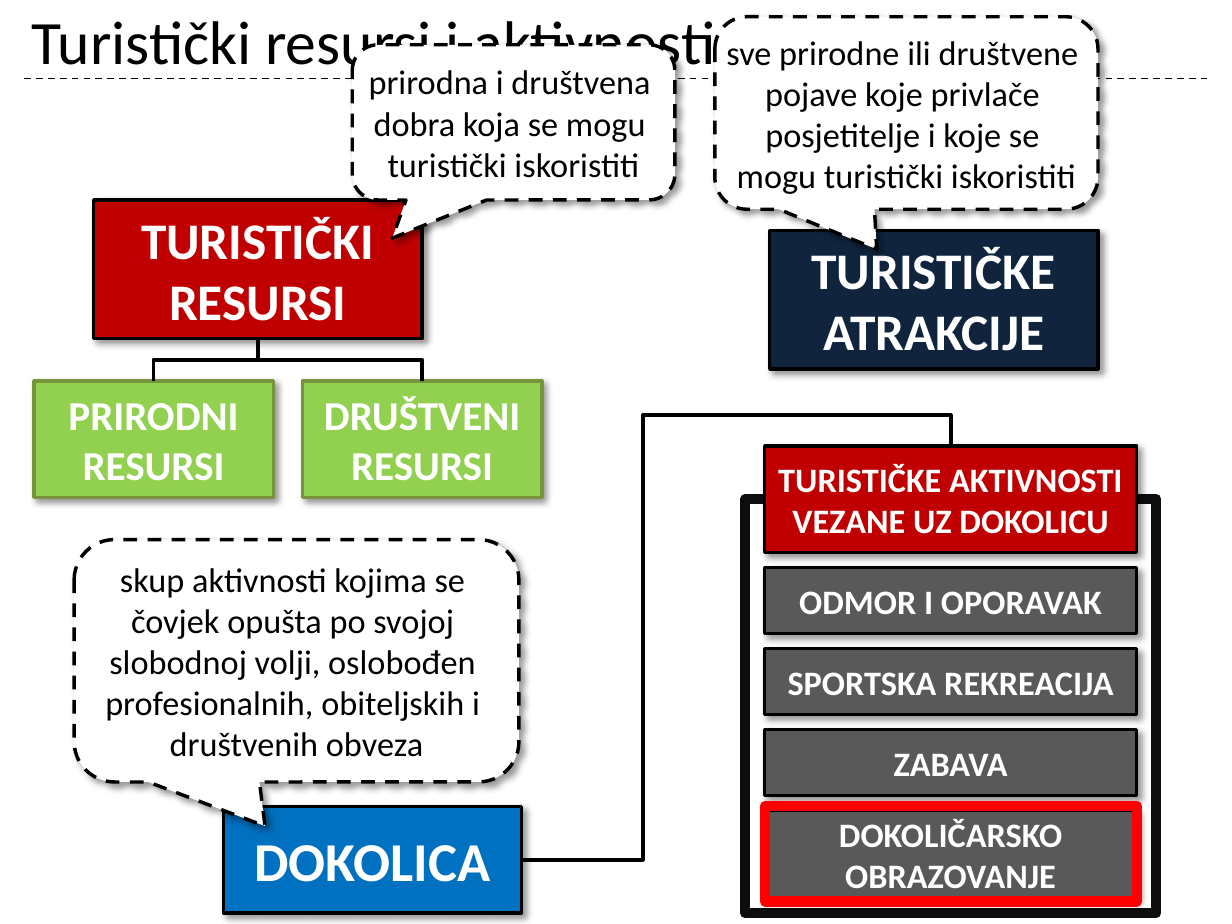
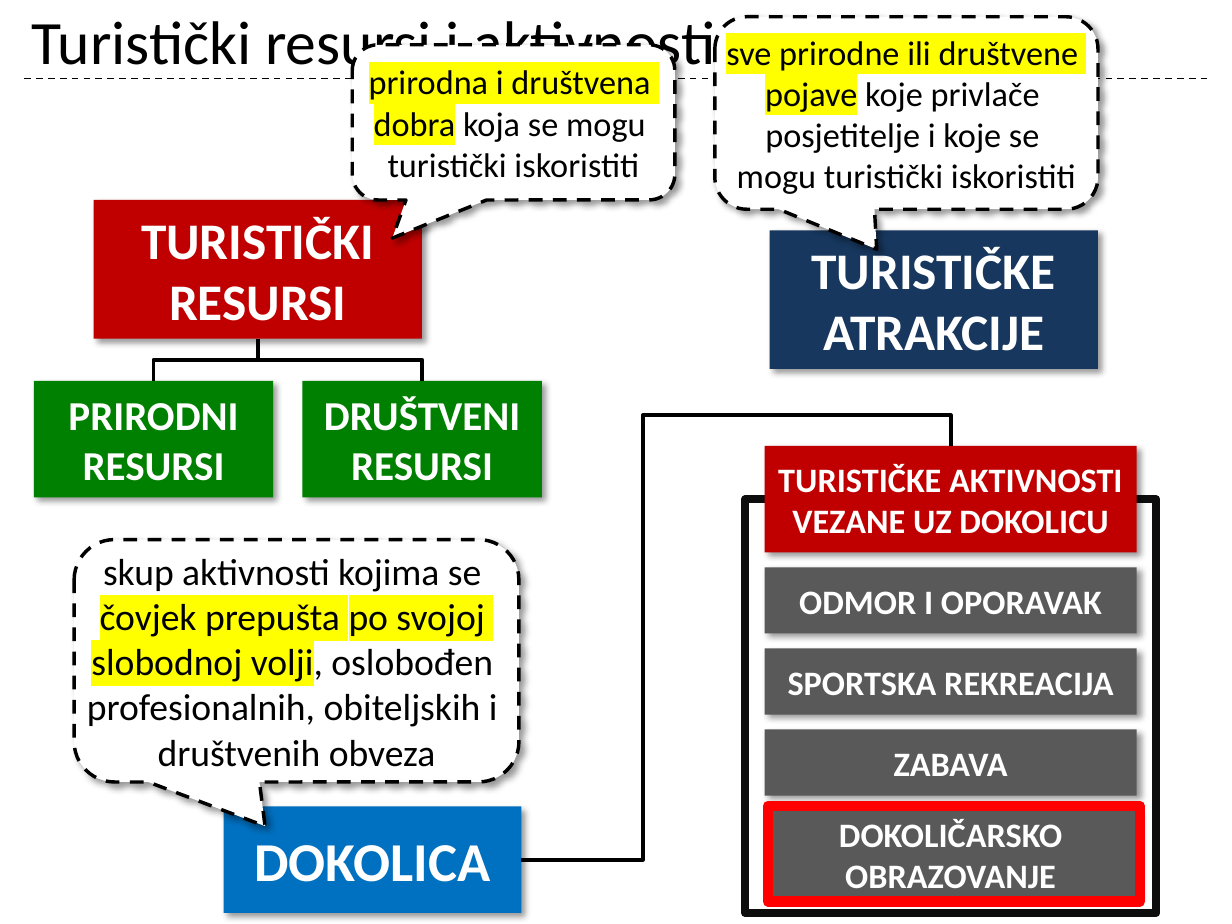
Before and after one commit to cornx/print, a slide deck: slide 11 of data/prezentacije/osnove_turizma/001_1_Turizam_uvod-ponavljanje.pptx (slide 7 before the commit). Drawn at 1232x924 pixels with LibreOffice and Linux fonts; fonts in the diff are those of the drawing. Boxes give left, top, right and bottom in pixels: in the first picture for what was removed or moved away, otherwise in the second. Text is boxed around its words. In the diff, an @@ line names an element or a change of style, - is before the commit and + after.

```diff
--- a/data/prezentacije/osnove_turizma/001_1_Turizam_uvod-ponavljanje.pptx
+++ b/data/prezentacije/osnove_turizma/001_1_Turizam_uvod-ponavljanje.pptx
@@ text in rounded speech box at (x1=726, y1=41, x2=1079, y2=112): highlight none to #FFFF00 in "sve prirodne ili društvene", "pojave" @@
@@ text in rounded speech box at (x1=369, y1=70, x2=650, y2=144): highlight none to #FFFF00 in "prirodna i društvena", "dobra" @@
@@ rectangle "TURISTIČKE" at (x1=770, y1=230, x2=1098, y2=370): fill #0F243E to #17375E; outline #000000 2 pt to none @@
@@ rectangle "PRIRODNI RESURSI" at (x1=34, y1=381, x2=274, y2=496): fill #92D050 to #008000; outline #77933C 2 pt to none @@
@@ rectangle "DRUŠTVENI RESURSI" at (x1=303, y1=381, x2=542, y2=496): fill #92D050 to #008000; outline #77933C 2 pt to none @@
@@ rectangle at (x1=745, y1=499, x2=1157, y2=913): outline #0D0D0D 6 pt to #0D0D0D 4.5 pt @@
@@ text in rounded speech box at (x1=87, y1=559, x2=498, y2=767): size 20 to 22 pt in "skup aktivnosti kojima se", "slobodnoj volji, oslobođen", "profesionalnih, obiteljskih i", "društvenih obveza"; highlight none to #FFFF00 in "slobodnoj volji," @@
@@ text in rounded speech box at (x1=100, y1=604, x2=484, y2=637): text changed; size 20 to 22 pt @@
-čovjek opušta po svojoj
+čovjek prepušta po svojoj
@@ outline #000000 2 pt to none in 7 elements at (x1=94, y1=200, x2=421, y2=339), (x1=224, y1=807, x2=522, y2=914), (x1=765, y1=446, x2=1137, y2=553), (x1=765, y1=567, x2=1137, y2=633), (x1=765, y1=648, x2=1137, y2=715), (x1=765, y1=729, x2=1137, y2=796), (x1=765, y1=811, x2=1137, y2=899) @@
```
Also in this commit, not shown: 8 other slides changed, 4 slides added.
